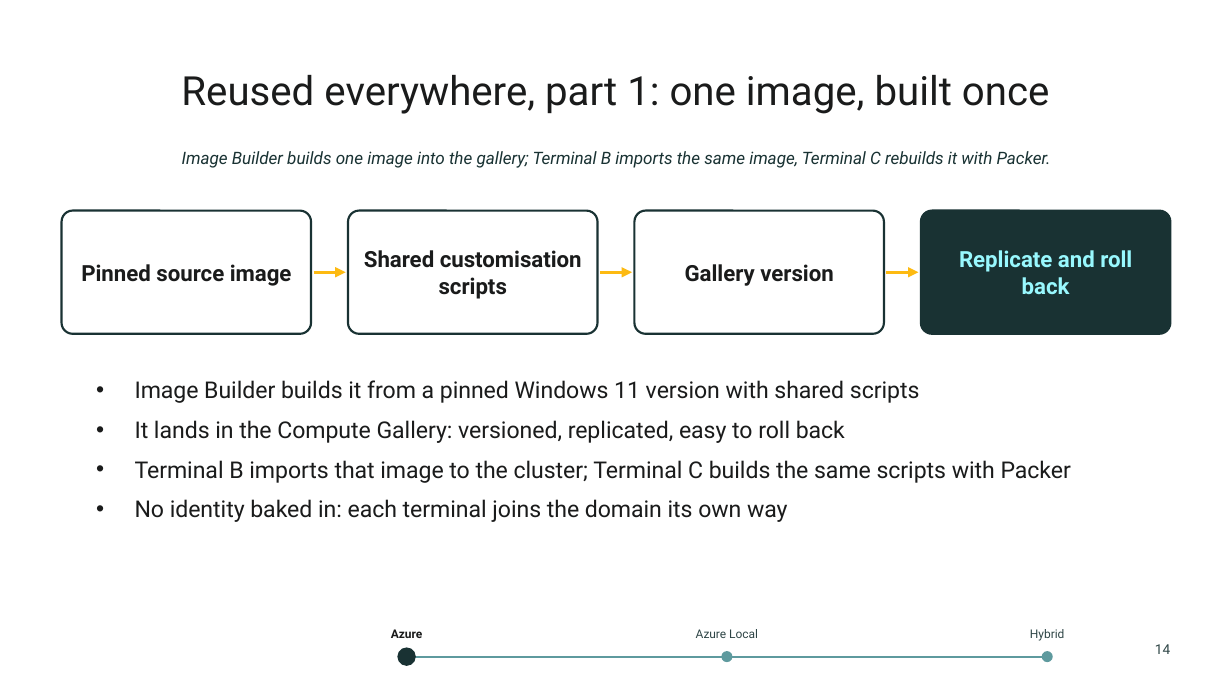
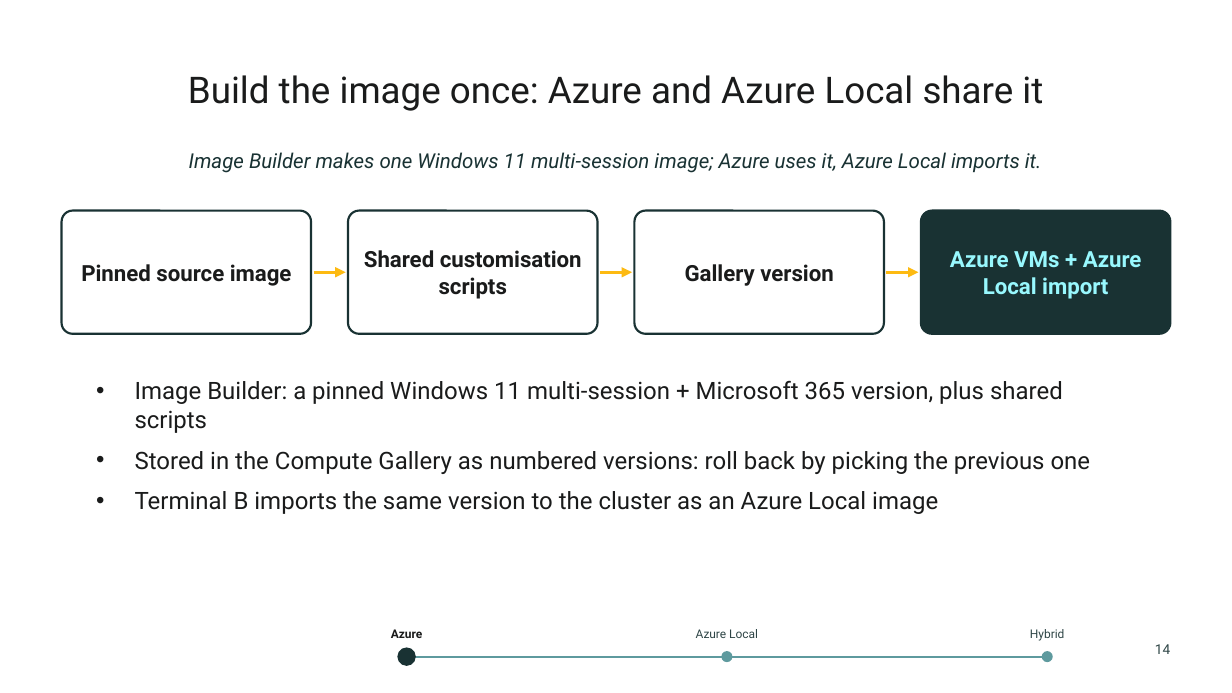
Before and after one commit to thisismydemo/nic2026_avd, a slide deck: slide 14 of presentation/AVD_Anywhere_NIC2026.pptx. Drawn at 1232x693 pixels with LibreOffice and Linux fonts; fonts in the diff are those of the drawing; background and template pictures are left out. Boxes give left, top, right and bottom in pixels: in the first picture for what was removed or moved away, otherwise in the second. Text is boxed around its words. In the diff, an @@ line names an element or a change of style, - is before the commit and + after.

```diff
--- a/presentation/AVD_Anywhere_NIC2026.pptx
+++ b/presentation/AVD_Anywhere_NIC2026.pptx
@@ title at (188, 75, 1043, 111): text changed; size 23.5 to 21.5 pt @@
-Reused everywhere, part 1: one image, built once
+Build the image once: Azure and Azure Local share it
@@ text at (189, 152, 1042, 173): text changed; size 10 to 12 pt @@
-Image Builder builds one image into the gallery; Terminal B imports the same image, Terminal C rebuilds it with Packer.
+Image Builder makes one Windows 11 multi-session image; Azure uses it, Azure Local imports it.
@@ text in rounded rectangle at (950, 251, 1142, 299): text changed @@
-Replicate and roll back
+Azure VMs + Azure Local import
@@ text at (135, 380, 1091, 514): text changed; size 13.5 to 14 pt @@
-• Image Builder builds it from a pinned Windows 11 version with shared scripts
-• It lands in the Compute Gallery: versioned, replicated, easy to roll back
-• Terminal B imports that image to the cluster; Terminal C builds the same scripts with Packer
-• No identity baked in: each terminal joins the domain its own way
+• Image Builder: a pinned Windows 11 multi-session + Microsoft 365 version, plus shared scripts
+• Stored in the Compute Gallery as numbered versions: roll back by picking the previous one
+• Terminal B imports the same version to the cluster as an Azure Local image
```
Also in this commit, not shown: 37 other slides changed, 5 slides added, 2 slides removed.
